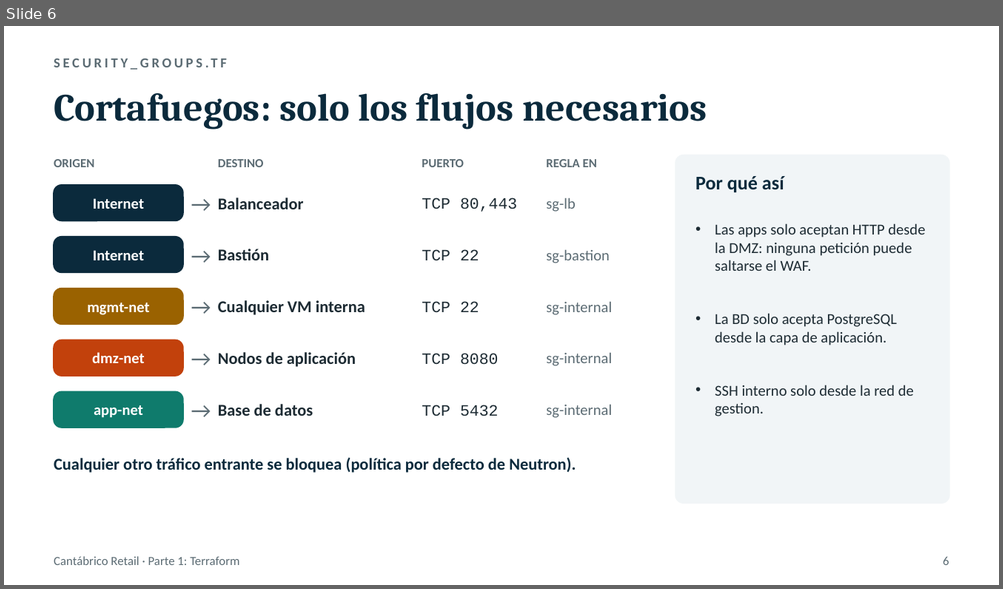
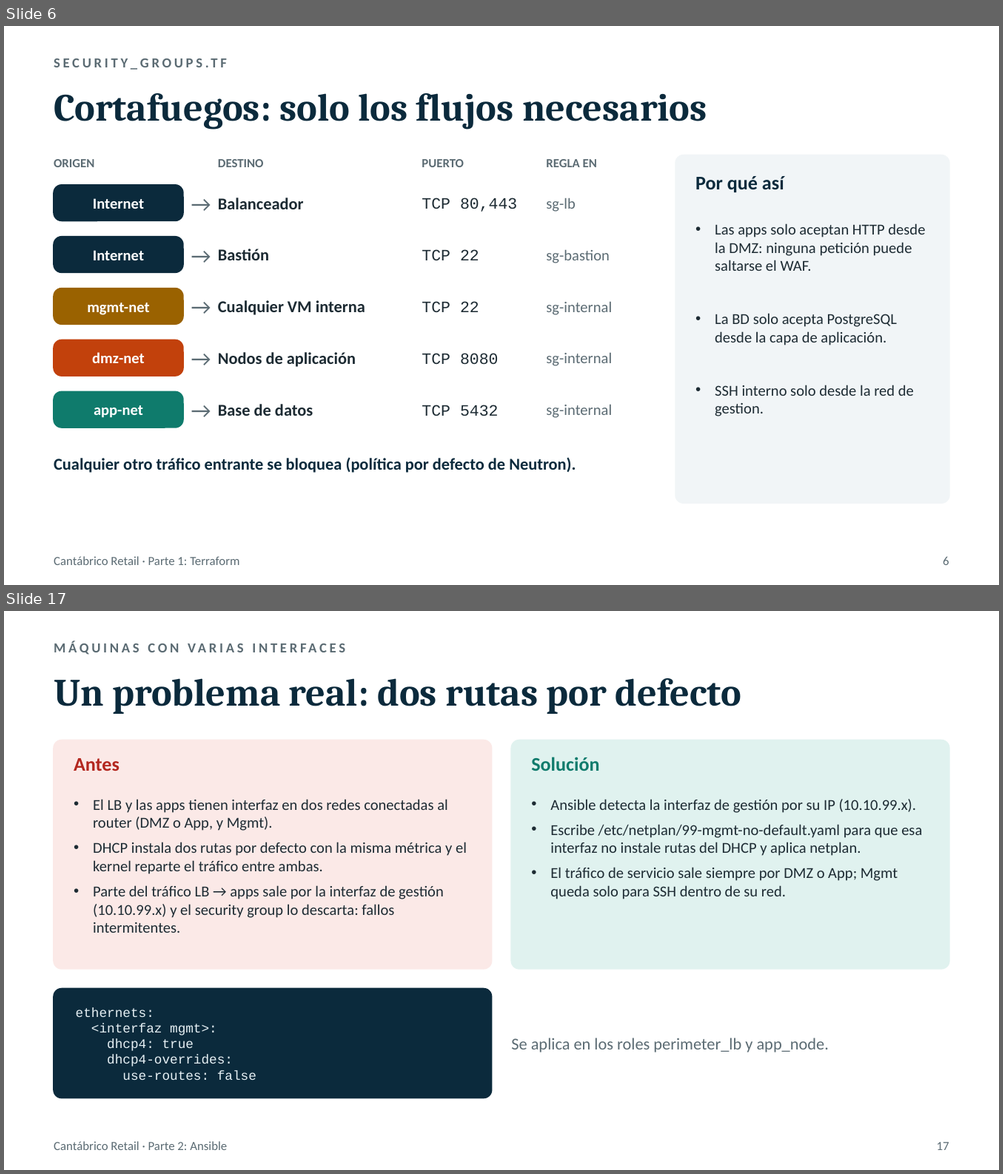
Before and after one commit to CodeSFI/ASSW_Lab_Project, a slide deck: docs/presentacion_parte1_terraform.pptx. Shown one above the other, each under a label of ours: slide 6 before the commit, slides 6 and 17 after it; the slides between them are not shown. The pictures are 1003x589 and 1003x1174 pixels, drawn with LibreOffice and Linux fonts; fonts in the diff are those of the drawing. Boxes give left, top, right and bottom in pixels: in the first picture for what was removed or moved away, otherwise in the second. Text is boxed around its words. In the diff, an @@ line names an element or a change of style, - is before the commit and + after.

```diff
--- a/docs/presentacion_parte1_terraform.pptx
+++ b/docs/presentacion_parte1_terraform.pptx
@@ slide 17 added at (x1=4, y1=611, x2=999, y2=1170), background #FFFFFF @@
@@ text added at (x1=54, y1=639, x2=949, y2=664), 10 pt, text #5B6B73, bold @@
+MÁQUINAS CON VARIAS INTERFACES
@@ text added at (x1=54, y1=678, x2=741, y2=714), 28 pt, text #0B2A3C, bold @@
+Un problema real: dos rutas por defecto
@@ rounded rectangle added at (x1=54, y1=741, x2=492, y2=969), fill #FBE9E7, outline #FBE9E7 1 pt @@
@@ rounded rectangle added at (x1=511, y1=741, x2=949, y2=969), fill #E0F2EF, outline #E0F2EF 1 pt @@
@@ text added at (x1=74, y1=758, x2=119, y2=771), 14 pt, text #B3261E, bold @@
+Antes
@@ text added at (x1=531, y1=757, x2=599, y2=771), 14 pt, text #0F7B6C, bold @@
+Solución
@@ text added at (x1=93, y1=799, x2=466, y2=933), 11 pt, text #1D2B33 @@
+• El LB y las apps tienen interfaz en dos redes conectadas al router (DMZ o App, y Mgmt).
+• DHCP instala dos rutas por defecto con la misma métrica y el kernel reparte el tráfico entre ambas.
+• Parte del tráfico LB → apps sale por la interfaz de gestión (10.10.99.x) y el security group lo descarta: fallos intermitentes.
@@ text added at (x1=550, y1=799, x2=922, y2=900), 11 pt, text #1D2B33 @@
+• Ansible detecta la interfaz de gestión por su IP (10.10.99.x).
+• Escribe /etc/netplan/99-mgmt-no-default.yaml para que esa interfaz no instale rutas del DHCP y aplica netplan.
+• El tráfico de servicio sale siempre por DMZ o App; Mgmt queda solo para SSH dentro de su red.
@@ rounded rectangle added at (x1=54, y1=989, x2=492, y2=1099), fill #0B2A3C, outline #0B2A3C 1 pt @@
@@ text added at (x1=76, y1=1008, x2=256, y2=1080), 9.5 pt, text #E6F0F4 @@
+ethernets:
+<interfaz mgmt>:
+dhcp4: true
+dhcp4-overrides:
+use-routes: false
@@ text added at (x1=511, y1=1038, x2=828, y2=1053), 12 pt, text #5B6B73 @@
+Se aplica en los roles perimeter_lb y app_node.
@@ text added at (x1=54, y1=1142, x2=227, y2=1150), 9 pt, text #5B6B73 @@
+Cantábrico Retail · Parte 2: Ansible
@@ text added at (x1=936, y1=1142, x2=949, y2=1150), 9 pt, text #5B6B73 @@
+17
```
Also in this commit, not shown: 3 slides changed, 11 other slides added.
